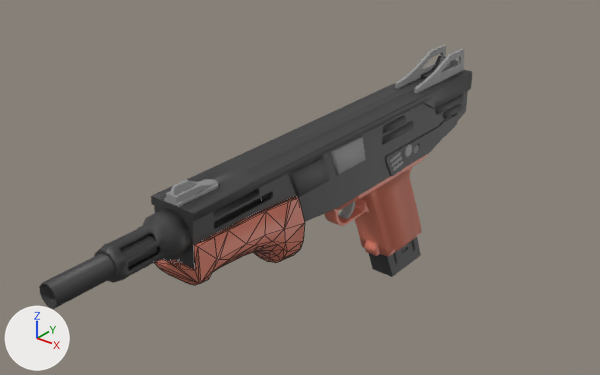
Two versions of the OBJ model resources/maps/mag-7.obj, one commit apart.
Before and after are seen from a camera (50 mm lens) standing at (1.25, -3.08, 1.75) and looking at (-0.93, -0.36, 0.06). The axes (+X, +Y, +Z) are drawn at lower left. The lights are the same throughout. Mesh edges are drawn as thin lines on the coarser meshes. Where no turn or scale is listed for an object, it has been applied to the vertices.

The scene before the commit, as lines of its bpy script (objects in view):
```python
me_chargeur_mag_7_040 = bpy.data.meshes.new('chargeur_mag-7.040')
me_chargeur_mag_7_040.from_pydata(...)  # 222 vertices, 440 faces; spans x -0.763..-0.641, y -0.247..0.316, z -0.513..0.233
me_chargeur_mag_7_040.materials.append(mat_metal_dark)  # black #383838
me_culasse_mag_7_038 = bpy.data.meshes.new('culasse_mag-7.038')
me_culasse_mag_7_038.from_pydata(...)  # 184 vertices, 364 faces; spans x -0.824..-0.579, y -1.357..-0.761, z -0.027..0.313
me_culasse_mag_7_038.materials.append(mat_hands)  # red #da7c65
me_poignee_mag_7_023 = bpy.data.meshes.new('poignee_mag-7.023')
me_poignee_mag_7_023.from_pydata(...)  # 2234 vertices, 4215 faces; spans x -0.81..-0.59, y -1.88..0.68, z -0.35..0.55
# faces by material slot: [664, 2027, 1524]
me_poignee_mag_7_023.materials.append(mat_hands)  # red #da7c65
me_poignee_mag_7_023.materials.append(mat_metal_dark)  # black #383838
me_poignee_mag_7_023.materials.append(mat_clear_metal)  # grey #949494
ob_chargeur_mag_7_040 = bpy.data.objects.new('chargeur_mag-7.040', me_chargeur_mag_7_040)
ob_chargeur_mag_7_040.location = (0.0, 0.0, 0.0)
ob_culasse_mag_7_038 = bpy.data.objects.new('culasse_mag-7.038', me_culasse_mag_7_038)
ob_culasse_mag_7_038.location = (0.0, 0.0, 0.0)
ob_poignee_mag_7_023 = bpy.data.objects.new('poignee_mag-7.023', me_poignee_mag_7_023)
ob_poignee_mag_7_023.location = (0.0, 0.0, 0.0)
```
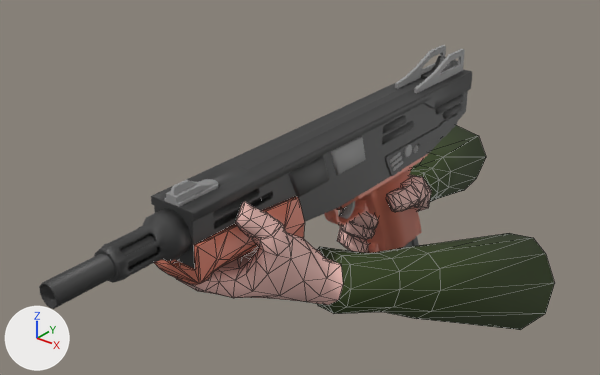
The newer file is also turned or shifted as a whole; pictures and numbers use the older file's frame.

The change, as a diff of the scene's bpy script:
```diff
--- a/resources/maps/mag-7.obj.py
+++ b/resources/maps/mag-7.obj.py
@@ mat_default_obj @@
+mat_default_obj = principled_material('Default_OBJ')
+mat_default_obj.base_color = (0.0306, 0.0536, 0.00773)  # dark green #314115
+mat_default_obj.roughness = 0.853
@@ mat_material_006 @@
+mat_material_006 = principled_material('Material.006')
+mat_material_006.base_color = (0.839, 0.503, 0.456)  # pink #ecbcb4
+mat_material_006.roughness = 0.526
@@ me_armmesh_mesh @@
+me_armmesh_mesh.from_pydata(...)  # 636 vertices, 1264 faces; spans x -1.43..0.05, y -2.01..0.81, z -0.98..0.13
+me_armmesh_mesh.polygons.foreach_set('use_smooth', [True] * 1264)
+# faces by material slot: [1091, 173]
+me_armmesh_mesh.materials.append(mat_material_006)  # pink #ecbcb4
+me_armmesh_mesh.materials.append(mat_default_obj)  # dark green #314115
@@ ob_armmesh_mesh @@
+ob_armmesh_mesh = bpy.data.objects.new('armmesh_Mesh', me_armmesh_mesh)
+ob_armmesh_mesh.location = (0.083, 0.706, 0.272)
```

Boxes [x1, y1, x2, y2] around the edits, measured in the pictures (600 x 375 px):
'armmesh_Mesh', added: after [176, 125, 555, 330]
    faces in mat_default_obj (dark green #314115): [317, 125, 555, 330]
    faces in mat_material_006 (pink #ecbcb4): [176, 175, 432, 305]
'chargeur_mag-7.040', unchanged, covered by the edit: before [368, 236, 421, 277]; after [402, 236, 419, 248]
